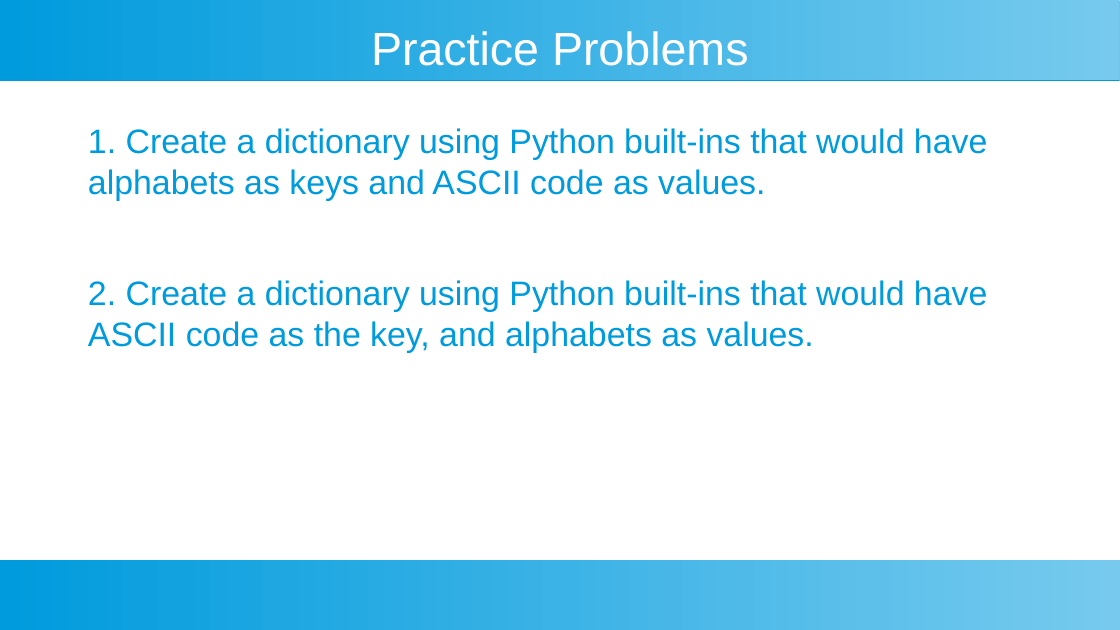
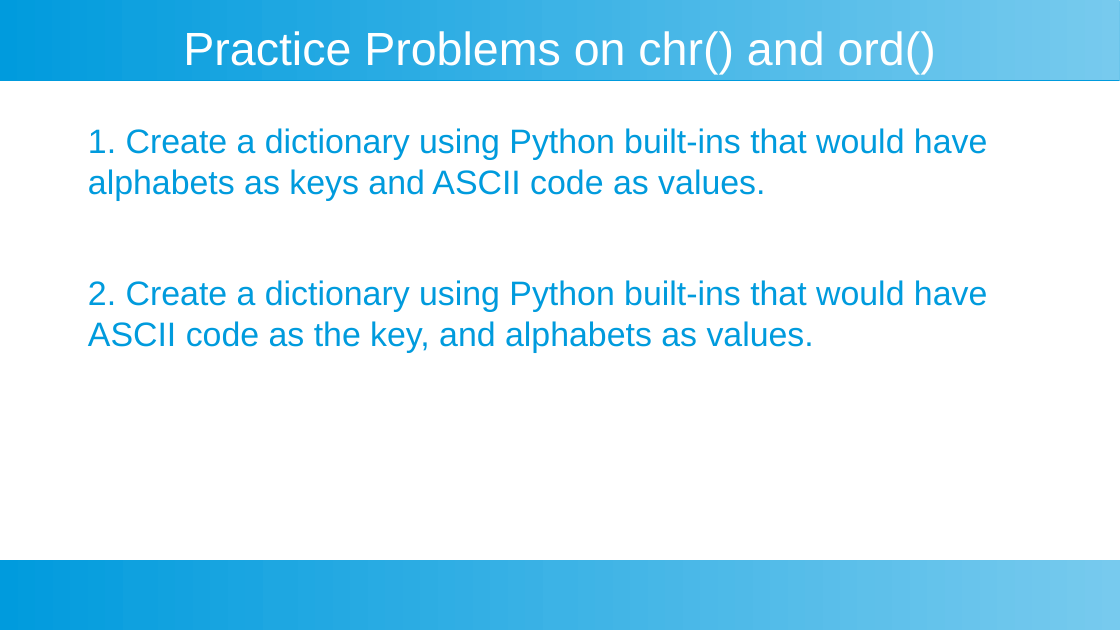
Before and after one commit to ashishjain1547/public_lessons_in_python, a slide deck: slide 21 of Ch 1 - Python's built-in functions/Python's builtin functions.odp. Drawn at 1120x630 pixels with LibreOffice and Linux fonts; fonts in the diff are those of the drawing. Boxes give left, top, right and bottom in pixels: in the first picture for what was removed or moved away, otherwise in the second. Text is boxed around its words. In the diff, an @@ line names an element or a change of style, - is before the commit and + after.

```diff
--- a/Ch 1 - Python's built-in functions/Python's builtin functions.odp
+++ b/Ch 1 - Python's built-in functions/Python's builtin functions.odp
@@ title at [183,31,936,74]: text changed @@
-Practice Problems
+Practice Problems on chr() and ord()
```
Also in this commit, not shown: 1 other slide changed, 48 other files.
